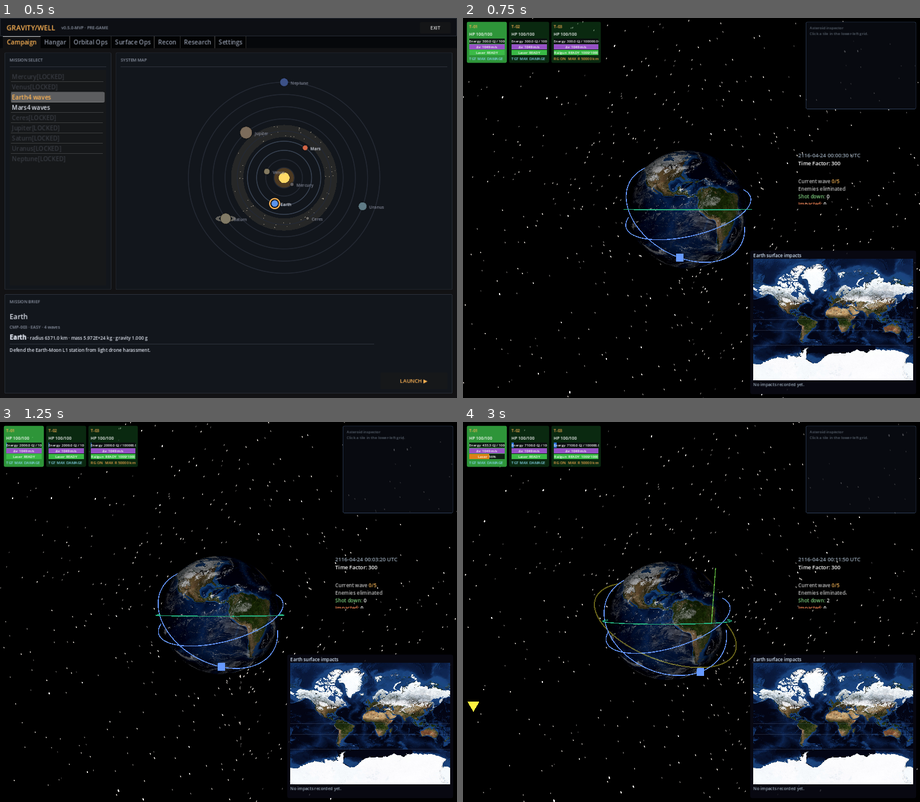
Above: before the commit, frames 1-4 (two rows, left to right).
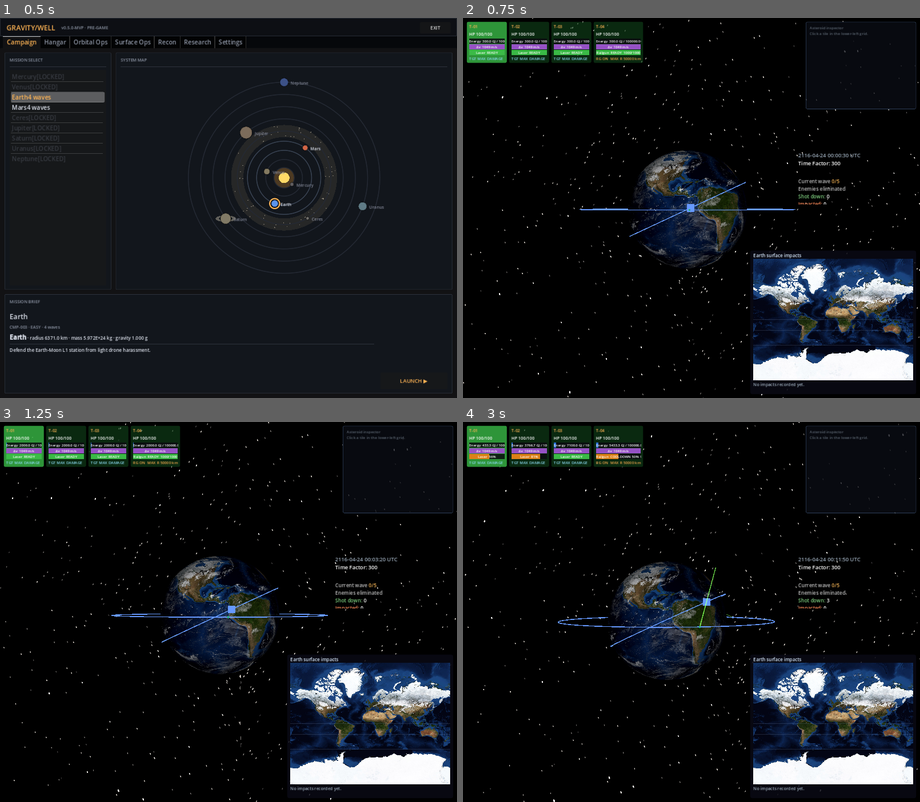
Above: after the commit, the same moments.

Repository: mellenburg/game
Game: Godot game, scene res://scenes/menu.tscn
Two runs of this game, one before a commit and one after it. Both use one fixed random seed, a clock stepped at 60 frames per second and the inputs below.
Inputs (mouse positions are in pixels of both pictures, inside the frame that each line leads up to):
- Up to frame 1 (0.5 s): no input
- Up to frame 2 (0.75 s): click "LAUNCH ▶" at 0.5 s
- Up to frame 3 (1.25 s): no input
- Up to frame 4 (3 s): tap A (move_left) at 1.25, 2, 2.75 s; drag from (577, 650) to (737, 528) at 1.27 s; drag from (600, 631) to (668, 688) at 2.02 s; move the mouse to (737, 528) at 2.77 s; hold D (move_right) from 2.78 s (still down); tap B (add_enemies) at 2.85 s

Frame 1 is identical in both runs. In frame 2, 1.6% of the frame differs, in the area x 19-73%, y 1-65%; in frame 3, 1.7%; in frame 4, 2.1%, in the area x 1-81%, y 1-77%.

Commit message:
Default fleet to 3 lasers + railgun, normalise heatmap to fleet DPS
Starting roster is now T-01..T-03 (laser) plus T-04 (railgun, was
T-03). The three lasers share an equatorial 5000 km circular orbit
and are spaced 120° in true anomaly, so the default coverage map
shows three rings spread evenly around the planet — exactly the
shape the heatmap is designed to communicate. T-04 keeps a 500 km
parking-orbit slot at 25° inclination so it doesn't stack on the
laser ring.

Launch Capacity I bumps from 3 → 4 to fit the new roster, and
Capacity II from 5 → 6 to keep the chain monotonic. Tier IDs
follow the value (launch_capacity_4, launch_capacity_6); the
research test is updated to match.

The coverage heatmap now normalises to the fleet's theoretical
zero-range DPS ceiling (sum of every assigned laser's
damage_per_second) rather than the grid's own peak. Dragging an
orbit around no longer rescales the colour ramp under the
operator — only swapping a laser unit or a part tier changes the
scale, exactly the affordance the request specified.

https://claude.ai/code/session_016Ry1gWPWCz1haD85wpKzLf

Diff:
--- a/godot/scripts/menu/orbit_preview.gd
+++ b/godot/scripts/menu/orbit_preview.gd
@@ -67,10 +67,18 @@
 # back-to-back redraws caused by other slider drags reuse the prior
 # result instead of repeating the 200k-cell-op accumulation pass.
 var _cov_grid: PackedFloat32Array = PackedFloat32Array()
-var _cov_max_dps: float = 0.0
+# Peak time-averaged DPS actually achieved on the grid — only used in
+# the legend so the operator sees the real on-grid maximum even when
+# the colour scale is tied to the fleet's theoretical ceiling.
+var _cov_grid_peak_dps: float = 0.0
+# Fleet-wide zero-range DPS (sum of every assigned laser's full-pool
+# damage_per_second). The colour ramp normalises to this so the scale
+# stays put when the operator drags an orbit around — only changing
+# the fleet (assigning a laser unit, swapping a part tier, etc.)
+# rescales the heatmap.
+var _cov_fleet_dps: float = 0.0
 var _cov_any_laser: bool = false
 var _cov_state_hash: int = 0
-var _cov_grid_size: int = 0
 var _cov_grid_w: float = 0.0
 var _cov_grid_h: float = 0.0
 
@@ -405,13 +413,19 @@
 		_rebuild_coverage_grid(rect, center, px_per_km)
 		_cov_state_hash = hash_now
 
-	if not _cov_any_laser or _cov_max_dps <= 0.0:
-		_draw_coverage_legend(rect, 0.0, _cov_any_laser)
+	if not _cov_any_laser or _cov_fleet_dps <= 0.0:
+		_draw_coverage_legend(rect, 0.0, 0.0, _cov_any_laser)
 		return
 
 	var cell_w: float = _cov_grid_w
 	var cell_h: float = _cov_grid_h
-	var inv_max: float = 1.0 / _cov_max_dps
+	# Normalise to the fleet's theoretical zero-range DPS ceiling
+	# rather than the grid's actual peak. That ceiling only changes
+	# when the operator assigns / swaps laser units, so dragging
+	# orbits around no longer rescales the colour ramp underneath
+	# them — a wider laser ring stays the same brightness, it just
+	# spreads out, exactly what the heatmap is supposed to show.
+	var inv_max: float = 1.0 / _cov_fleet_dps
 	for cy in range(COVERAGE_GRID):
 		var row_origin: int = cy * COVERAGE_GRID
 		for cx in range(COVERAGE_GRID):
@@ -427,7 +441,7 @@
 				),
 				col, true,
 			)
-	_draw_coverage_legend(rect, _cov_max_dps, true)
+	_draw_coverage_legend(rect, _cov_grid_peak_dps, _cov_fleet_dps, true)
 
 
 # Run the cell-by-cell DPS accumulation pass. Inlines range_factor for
@@ -439,9 +453,9 @@
 	_cov_grid.resize(COVERAGE_GRID * COVERAGE_GRID)
 	for i in range(_cov_grid.size()):
 		_cov_grid[i] = 0.0
-	_cov_max_dps = 0.0
+	_cov_grid_peak_dps = 0.0
+	_cov_fleet_dps = 0.0
 	_cov_any_laser = false
-	_cov_grid_size = COVERAGE_GRID
 	_cov_grid_w = rect.size.x / float(COVERAGE_GRID)
 	_cov_grid_h = rect.size.y / float(COVERAGE_GRID)
 
@@ -459,6 +473,9 @@
 		var dps: float = _launch_laser_dps(launch)
 		if dps <= 0.0:
 			continue
+		# Sum the fleet's zero-range DPS — the colour ramp normalises
+		# to this so the scale doesn't slide around as orbits move.
+		_cov_fleet_dps += dps
 		var e: float = clampf(launch.eccentricity, 0.0, 0.999)
 		var sample_pts := PackedVector2Array()
 		sample_pts.resize(COVERAGE_SAMPLES)
@@ -502,8 +519,8 @@
 
 	for i in range(_cov_grid.size()):
 		var v: float = _cov_grid[i]
-		if v > _cov_max_dps:
-			_cov_max_dps = v
+		if v > _cov_grid_peak_dps:
+			_cov_grid_peak_dps = v
 
 
 # Two-stop heat ramp: black → deep red → orange → yellow → white.
@@ -521,7 +538,7 @@
 # looking at and prints the current peak DPS so they can compare two
 # loadouts quantitatively, not just by colour.
 func _draw_coverage_legend(
-	rect: Rect2, peak_dps: float, has_lasers: bool
+	rect: Rect2, peak_dps: float, fleet_dps: float, has_lasers: bool
 ) -> void:
 	var font := get_theme_default_font()
 	if font == null:
@@ -536,7 +553,14 @@
 	if not has_lasers:
 		second = "No assigned lasers — assign a laser unit to populate."
 	else:
-		second = "peak ≈ %.1f DPS  ·  white = peak, black = 0" % peak_dps
+		# White = the fleet's theoretical zero-range DPS ceiling
+		# (every laser firing at zero range simultaneously); peak is
+		# the brightest cell actually achieved on the grid. Reporting
+		# both lets the operator read coverage as a fraction of the
+		# fleet's hard cap rather than just an unanchored colour.
+		second = "white = %.1f DPS (fleet cap) · grid peak ≈ %.1f DPS" % [
+			fleet_dps, peak_dps,
+		]
 	draw_string(
 		font, origin + Vector2(0, 14),
 		second,
--- a/godot/scripts/player_loadout.gd
+++ b/godot/scripts/player_loadout.gd
@@ -29,15 +29,13 @@
 # cost zero. The fleet won't launch if the cumulative debit exceeds
 # this number; the menu's LAUNCH button gates on can_launch().
 #
-# 50 000 kg fits the new default 3-unit roster (T-01..T-03 at 0°/25°/
-# 50° inclination, all 500 km circular). The railgun magazine now
-# dominates wet mass (1000 × 20 kg = 20 t per gun ≫ 700 kg airframe),
-# which pushes T-03's draw to ~17.8 t alone; total fleet draw lands
-# near 18.4 t. The remaining ~32 t of headroom lets the player add
-# another railgun unit, tilt a launch into a polar slot, or push one
-# unit out to GEO without busting the cap. Loading every slot with a
-# railgun and pushing them all to high-inclination GEO will still run
-# the budget out — that's the intended tension.
+# Sized to comfortably fit the default 4-unit roster (three lasers
+# in an equatorial 5000 km circle plus a 500 km / 25° railgun). The
+# Hohmann burn out to 5000 km dominates the laser cost and the
+# railgun's 20 t magazine dominates the kinetic-unit cost; both fit
+# inside this budget with enough headroom to absorb the operator
+# tilting a launch off-equator or pushing one to GEO before the
+# LAUNCH button locks out.
 const LAUNCH_PROPELLANT_BUDGET_KG: float = 5000000.0
 
 # Stage catalogue. `id` is the stable key the menu writes to
@@ -173,7 +171,7 @@
 	},
 ]
 
-const DEFAULT_UNIT_COUNT: int = 3
+const DEFAULT_UNIT_COUNT: int = 4
 
 
 # Look up the current launch cap from Research. Wrapped in a helper so
@@ -253,12 +251,14 @@
 	recon_settings = ReconSettings.default_settings()
 
 
-# Repopulate the unit pool and launch list with the default 3-unit
-# roster, with each launch pre-assigned to a unit so a player who
-# clicks LAUNCH without touching either tab gets the same starting
-# fleet behaviour the previous build shipped with. Two units carry the
-# default laser, the third carries the default railgun — matching the
-# legacy starting-fleet split.
+# Repopulate the unit pool and launch list with the default starting
+# roster. Three laser units (T-01..T-03) plus one railgun unit (T-04).
+# The lasers share an equatorial 5000 km circular orbit and are spaced
+# 120° in true anomaly so they're equally distributed around Earth's
+# equator at game start; the railgun gets its own slightly inclined
+# LEO slot so it isn't stacked on top of the lasers visually. Each
+# launch is pre-assigned to a unit so a player who clicks LAUNCH
+# without touching either tab still gets a sensible starting fleet.
 func reset_units() -> void:
 	unit_pool.clear()
 	launches.clear()
@@ -270,19 +270,31 @@
 	var seed_count: int = mini(DEFAULT_UNIT_COUNT, _launch_cap())
 	for i in range(seed_count):
 		var unit := _make_unit_with_id("T-%02d" % (i + 1))
-		# Default loadout mirrors the previous starting fleet: T-01 and
-		# T-02 carry a laser, T-03 carries a railgun. set_chassis() has
-		# already populated weapon slot 0 with laser_default — flip the
-		# third unit to railgun_default so the legacy behaviour holds.
-		if i >= 2:
+		# Slot 0 is laser_default after set_chassis. T-01..T-03 keep that;
+		# T-04 (and any further seed slot) flips to the railgun so the
+		# starting fleet still ships with a kinetic weapon for hard
+		# targets.
+		if i >= 3:
 			unit.set_part_id(0, 0, "railgun_default")  # KIND_WEAPON, slot 0
 		unit_pool.append(unit)
 		var launch := add_launch()
 		launch.unit_id = unit.id
-		launch.altitude_km = 500.0
-		launch.inclination_deg = float(i) * 25.0
-		launch.raan_deg = float(i) * 60.0
-		launch.true_anomaly_deg = float(i) * 120.0
+		if i < 3:
+			# Three lasers in a shared 5000 km equatorial circle, evenly
+			# spaced around the equator (Δν = 120°). Zero inclination /
+			# RAAN keeps them on the equator; eccentricity stays at the
+			# Launch.make default of 0 so the orbit is a perfect circle.
+			launch.altitude_km = 5000.0
+			launch.inclination_deg = 0.0
+			launch.raan_deg = 0.0
+			launch.true_anomaly_deg = float(i) * 120.0
+		else:
+			# Railgun gets a parking-orbit slot — low altitude, modest
+			# inclination so it isn't stacked on top of the laser ring.
+			launch.altitude_km = 500.0
+			launch.inclination_deg = 25.0
+			launch.raan_deg = 0.0
+			launch.true_anomaly_deg = 0.0
 
 
 # Allocate a fresh unit and append it to the pool. Returns the new unit
--- a/godot/scripts/research.gd
+++ b/godot/scripts/research.gd
@@ -91,8 +91,8 @@
 	"shape": "diamond",
 	"stat_template": "Plan up to %d simultaneous launches",
 	"tiers": [
-		{"id": "launch_capacity_3", "label": "Launch Capacity I", "cost": 0, "value": 3, "flavor": "Three orbits per stage. Enough to scout a defended approach."},
-		{"id": "launch_capacity_5", "label": "Launch Capacity II", "cost": 200, "value": 5, "flavor": "Five orbits. A respectable picket pattern."},
+		{"id": "launch_capacity_4", "label": "Launch Capacity I", "cost": 0, "value": 4, "flavor": "Four orbits per stage. Enough to seed an equatorial laser ring with a kinetic flanker."},
+		{"id": "launch_capacity_6", "label": "Launch Capacity II", "cost": 200, "value": 6, "flavor": "Six orbits. A respectable picket pattern."},
 		{"id": "launch_capacity_8", "label": "Launch Capacity III", "cost": 400, "value": 8, "flavor": "Eight orbits. Layered orbit shells become viable."},
 		{"id": "launch_capacity_12", "label": "Launch Capacity IV", "cost": 800, "value": 12, "flavor": "Twelve orbits. Operations on this scale used to require a coalition."},
 	],
--- a/godot/tests/test_research.gd
+++ b/godot/tests/test_research.gd
@@ -32,10 +32,10 @@
 	assert_true(r.is_unlocked("cooling_system_basic"))
 	assert_true(r.is_unlocked("storage_basic"))
 	assert_true(r.is_unlocked("reactor_basic"))
-	assert_true(r.is_unlocked("launch_capacity_3"))
+	assert_true(r.is_unlocked("launch_capacity_4"))
 	assert_true(r.is_unlocked("ground_defense_1"))
 	assert_false(r.is_unlocked("laser_advanced"))
-	assert_false(r.is_unlocked("launch_capacity_5"))
+	assert_false(r.is_unlocked("launch_capacity_6"))
 	assert_false(r.is_unlocked("ground_defense_2"))
 
 
@@ -46,7 +46,7 @@
 
 func test_starting_capacities_are_first_tier_values() -> void:
 	var r := _make_research()
-	assert_eq(r.launch_capacity(), 3)
+	assert_eq(r.launch_capacity(), 4)
 	assert_eq(r.ground_defense_capacity(), 1)
 
 
@@ -55,6 +55,7 @@
 	# Tier 2 is gated behind tier 1 even with points to spare.
 	assert_false(r.can_unlock("laser_elite"))
 	assert_false(r.can_unlock("launch_capacity_8"))
+
 
 
 func test_can_unlock_refuses_when_already_unlocked() -> void:
@@ -80,8 +81,8 @@
 
 func test_chain_unlock_promotes_capacity() -> void:
 	var r := _make_research()
-	assert_true(r.unlock("launch_capacity_5"))
-	assert_eq(r.launch_capacity(), 5)
+	assert_true(r.unlock("launch_capacity_6"))
+	assert_eq(r.launch_capacity(), 6)
 	assert_true(r.unlock("launch_capacity_8"))
 	assert_eq(r.launch_capacity(), 8)
 	assert_true(r.unlock("launch_capacity_12"))
